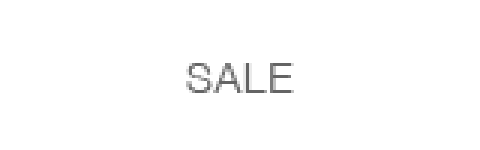
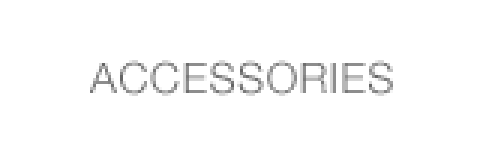
Two versions of the same layered image (480×150). Layer-by-layer changes:
hid "SALE" over [186, 63, 294, 93]
renamed "ACCRESSORIES" to "ACCESSORIES", showed it, painted on it over [90, 60, 393, 96]
